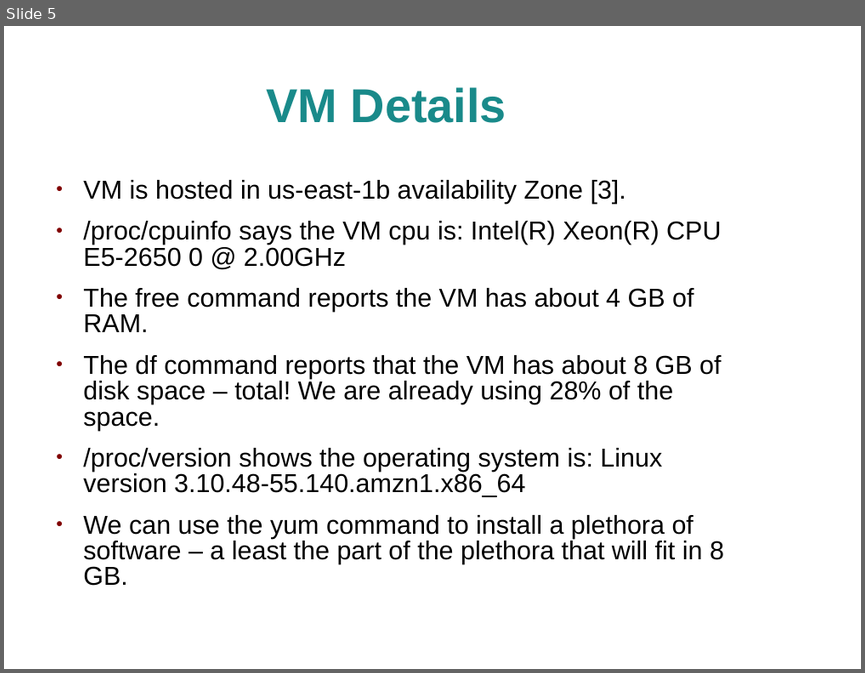
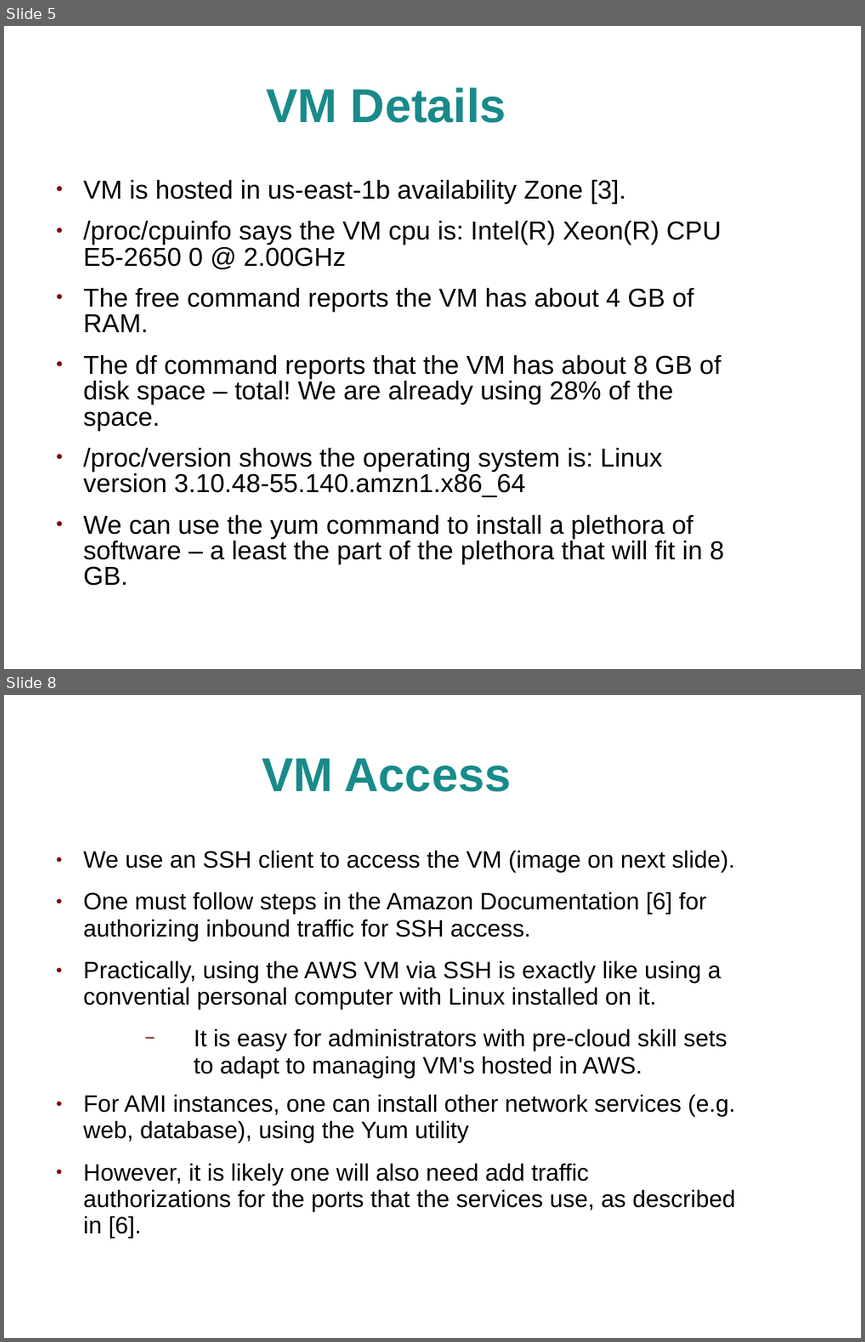
Before and after one commit to jhancock1975/cloud, a slide deck: assignment-1/assignment-1.ppt. Shown one above the other, each under a label of ours: slide 5 before the commit, slides 5 and 8 after it; the slides between them are not shown. The pictures are 865x673 and 865x1342 pixels, drawn with LibreOffice and Linux fonts; fonts in the diff are those of the drawing; background and template pictures are left out. Boxes give left, top, right and bottom in pixels: in the first picture for what was removed or moved away, otherwise in the second. Text is boxed around its words. In the diff, an @@ line names an element or a change of style, - is before the commit and + after.

```diff
--- a/assignment-1/assignment-1.ppt
+++ b/assignment-1/assignment-1.ppt
@@ slide 8 added at bbox=[4, 695, 861, 1338], background picture (left out) @@
@@ title added at bbox=[262, 758, 511, 792], 44 pt, text #198A8A, bold @@
+VM Access
@@ text added at bbox=[83, 850, 735, 1237], 22 pt, text #000000 @@
+● We use an SSH client to access the VM (image on next slide).
+● One must follow steps in the Amazon Documentation [6] for authorizing inbound traffic for SSH access.
+● Practically, using the AWS VM via SSH is exactly like using a convential personal computer with Linux installed on it.
+  − It is easy for administrators with pre-cloud skill sets to adapt to managing VM's hosted in AWS.
+● For AMI instances, one can install other network services (e.g. web, database), using the Yum utility
+● However, it is likely one will also need add traffic authorizations for the ports that the services use, as described in [6].
```
Also in this commit, not shown: 5 slides changed, 2 other slides added, 1 slide removed, 1 other file.
